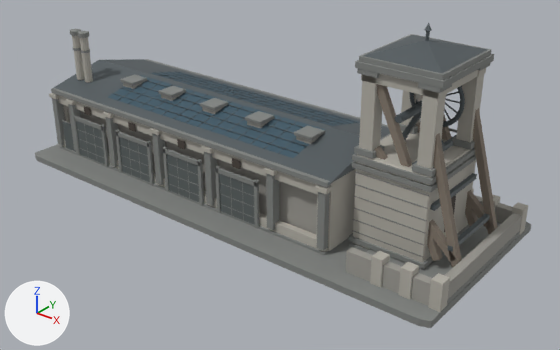
Renders of the Blender file art/environment/environment.blend from each side of a commit.
Rendered twice from a 50 mm lens placed at (13.77, -16.25, 10.86), pointed at (1.09, -0.39, 1.03). Arrows for +X, +Y and +Z are at lower left; the lights stay in place. The older version comes first. Objects named as collision shapes, trigger or cutter boxes, shadow casters or lower levels of detail are left out.

The first picture shows 'mine_shaft_house_lod0'.
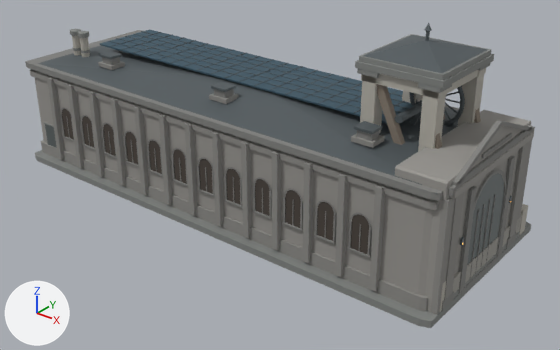
Changed parts and their boxes (x1, y1, x2, y2) in the pictures (560 x 350 px):
```json
{"object": "warehouse_lod0", "change": "added", "after": [26, 30, 535, 315], "faces in mat_warehouse_stone (grey #979590)": [34, 70, 534, 312], "faces in mat_warehouse_weathered_stone (grey #8b8a86)": [30, 61, 532, 315], "faces in mat_mine_dark_metal (dark grey #596165)": [38, 31, 512, 245], "faces in mat_warehouse_trim (grey #81817e)": [26, 30, 535, 312], "faces in mat_mine_solar_panels (dark blue #425d6c)": [100, 30, 414, 124]}
{"object": "mine_shaft_house_lod0", "change": "unchanged, covered by the edit", "before": [35, 23, 531, 328], "after": [35, 23, 531, 328]}
```

Edits to the scene script, one JSON object a line:
```json
{"op": "add", "block": "mat_warehouse_trim", "code": ["mat_warehouse_trim = principled_material('warehouse_trim')", "mat_warehouse_trim.base_color = (0.22, 0.22, 0.21)  # grey #81817e", "mat_warehouse_trim.roughness = 0.86"]}
{"op": "add", "block": "mat_warehouse_lamps", "code": ["mat_warehouse_lamps = principled_material('warehouse_lamps')", "mat_warehouse_lamps.base_color = (0.78, 0.39, 0.1)  # orange #e5a859", "mat_warehouse_lamps.roughness = 0.68", "mat_warehouse_lamps.emission_color = (0.78, 0.39, 0.1)  # orange #e5a859", "mat_warehouse_lamps.emission_strength = 1.6"]}
{"op": "add", "block": "mat_warehouse_stone", "code": ["mat_warehouse_stone = principled_material('warehouse_stone')", "mat_warehouse_stone.base_color = (0.31, 0.3, 0.28)  # grey #979590", "mat_warehouse_stone.roughness = 0.86"]}
{"op": "add", "block": "mat_warehouse_weathered_stone", "code": ["mat_warehouse_weathered_stone = principled_material('warehouse_weathered_stone')", "mat_warehouse_weathered_stone.base_color = (0.26, 0.255, 0.24)  # grey #8b8a86", "mat_warehouse_weathered_stone.roughness = 0.86"]}
{"op": "add", "block": "mat_warehouse_markings", "code": ["mat_warehouse_markings = principled_material('warehouse_markings')", "mat_warehouse_markings.base_color = (0.54, 0.52, 0.46)  # light grey #c2bfb5", "mat_warehouse_markings.roughness = 0.86"]}
{"op": "add", "block": "me_cube_431", "code": ["me_cube_431 = bpy.data.meshes.new('Cube.431')", "me_cube_431.from_pydata(...)  # 4836 vertices, 4213 faces; spans x -7.46..7.49, y -2.9..2.9, z 0.0..4.27", "me_cube_431.materials.append(mat_warehouse_trim)  # grey #81817e", "me_cube_431.materials.append(mat_warehouse_weathered_stone)  # grey #8b8a86", "me_cube_431.materials.append(mat_warehouse_stone)  # grey #979590", "me_cube_431.materials.append(mat_mine_dark_metal)  # dark grey #596165", "me_cube_431.materials.append(mat_mine_solar_panels)  # dark blue #425d6c", "me_cube_431.materials.append(mat_mine_metal_doors)  # dark grey #616969", "me_cube_431.materials.append(mat_mine_windows)  # dark grey #48403a", "me_cube_431.materials.append(mat_warehouse_lamps)  # orange #e5a859, glowing orange #e5a859", "me_cube_431.materials.append(mat_warehouse_markings)  # light grey #c2bfb5", "me_cube_431.materials.append(mat_mine_dark_stone)  # grey #818481"]}
{"op": "add", "block": "ob_warehouse_lod0", "code": ["ob_warehouse_lod0 = bpy.data.objects.new('warehouse_lod0', me_cube_431)", "ob_warehouse_lod0.location = (0.0, 0.0, 0.0)"]}
```
